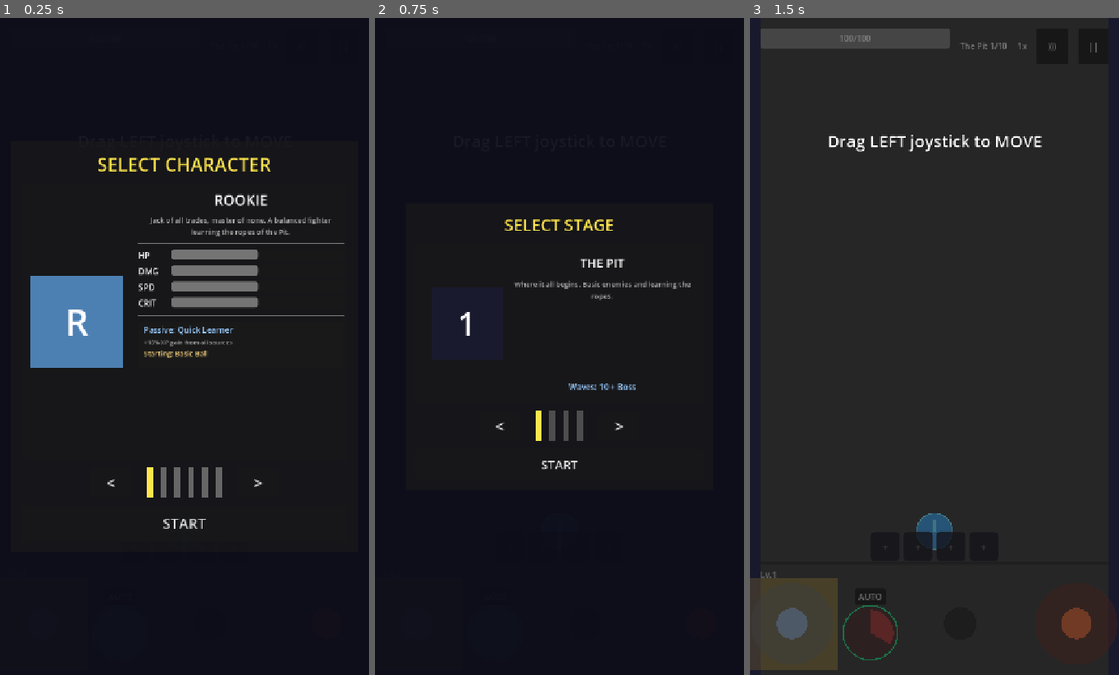
Above: before the commit, frames 1-3 (left to right).
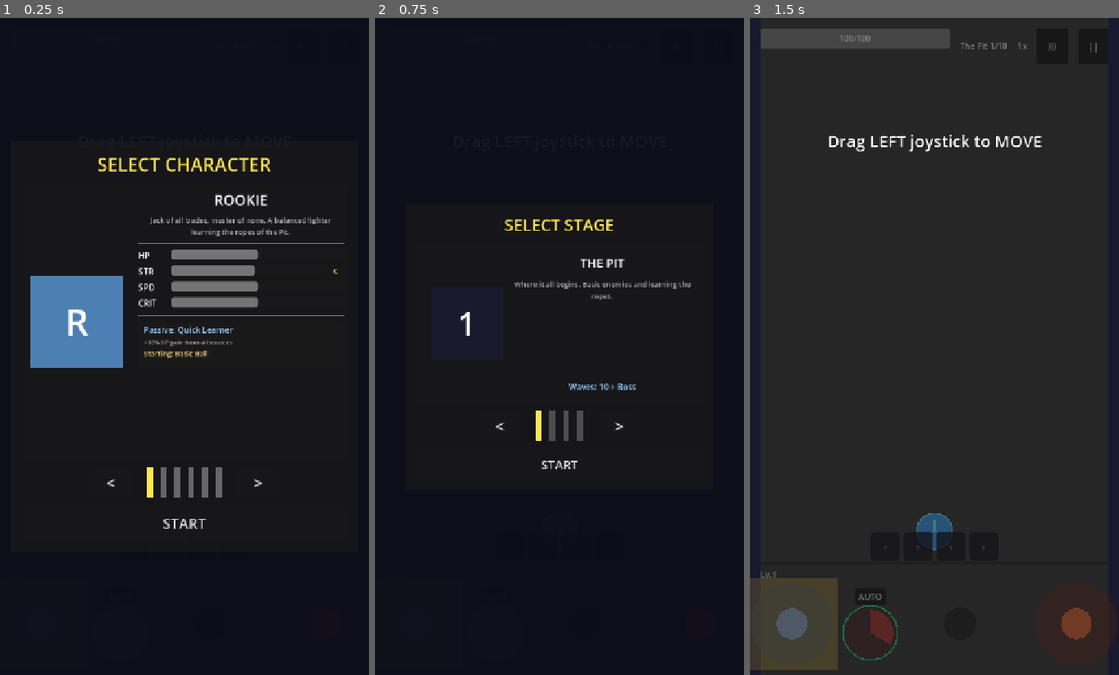
Above: after the commit, the same moments.

Repository: Randroids-Dojo/GoPit
Game: Godot game, scene res://scenes/game.tscn
Two runs of this game, one before a commit and one after it. Both use one fixed random seed, a clock stepped at 60 frames per second and the inputs below.
Inputs:
- Up to frame 1 (0.25 s): no input
- Up to frame 2 (0.75 s): click "START" at 0.5 s
- Up to frame 3 (1.5 s): click "START" at 1.25 s

The runs differ from the first frame. In frame 1, less than 0.1% of the frame differs, in the area x 37-92%, y 37-40%; in frame 2, nothing differs; in frame 3, nothing differs.

Commit message:
Update character select to show STR stat with scaling grade
- Rename DMG stat to STR (Strength)
- Show base_strength value (5-15) instead of damage multiplier
- Add grade label to display strength scaling grade (S/A/B/C/D/E)
- Adjust progress bar max from 2.0 to 15.0 for strength range

HUD not modified - damage display would be confusing with multi-ball
slot system where each ball has different level multipliers.

Diff:
--- a/scenes/ui/character_select.tscn
+++ b/scenes/ui/character_select.tscn
@@ -137,15 +137,23 @@
 [node name="Label" type="Label" parent="DimBackground/Panel/VBoxContainer/CharacterPanel/HBoxContainer/InfoContainer/StatsContainer/DMGStat"]
 custom_minimum_size = Vector2(60, 0)
 layout_mode = 2
-text = "DMG"
+text = "STR"
 
 [node name="Bar" type="ProgressBar" parent="DimBackground/Panel/VBoxContainer/CharacterPanel/HBoxContainer/InfoContainer/StatsContainer/DMGStat"]
 custom_minimum_size = Vector2(0, 20)
 layout_mode = 2
 size_flags_horizontal = 3
-max_value = 2.0
-value = 1.0
-show_percentage = false
+max_value = 15.0
+value = 8.0
+show_percentage = false
+
+[node name="GradeLabel" type="Label" parent="DimBackground/Panel/VBoxContainer/CharacterPanel/HBoxContainer/InfoContainer/StatsContainer/DMGStat"]
+custom_minimum_size = Vector2(30, 0)
+layout_mode = 2
+theme_override_colors/font_color = Color(1, 0.85, 0.5, 1)
+theme_override_font_sizes/font_size = 14
+text = "C"
+horizontal_alignment = 1
 
 [node name="SPDStat" type="HBoxContainer" parent="DimBackground/Panel/VBoxContainer/CharacterPanel/HBoxContainer/InfoContainer/StatsContainer"]
 layout_mode = 2
--- a/scripts/ui/character_select.gd
+++ b/scripts/ui/character_select.gd
@@ -32,7 +32,8 @@
 @onready var portrait: ColorRect = $DimBackground/Panel/VBoxContainer/CharacterPanel/HBoxContainer/PortraitContainer/Portrait
 @onready var portrait_label: Label = $DimBackground/Panel/VBoxContainer/CharacterPanel/HBoxContainer/PortraitContainer/Portrait/PortraitLabel
 @onready var hp_bar: ProgressBar = $DimBackground/Panel/VBoxContainer/CharacterPanel/HBoxContainer/InfoContainer/StatsContainer/HPStat/Bar
-@onready var dmg_bar: ProgressBar = $DimBackground/Panel/VBoxContainer/CharacterPanel/HBoxContainer/InfoContainer/StatsContainer/DMGStat/Bar
+@onready var str_bar: ProgressBar = $DimBackground/Panel/VBoxContainer/CharacterPanel/HBoxContainer/InfoContainer/StatsContainer/DMGStat/Bar
+@onready var str_grade_label: Label = $DimBackground/Panel/VBoxContainer/CharacterPanel/HBoxContainer/InfoContainer/StatsContainer/DMGStat/GradeLabel
 @onready var spd_bar: ProgressBar = $DimBackground/Panel/VBoxContainer/CharacterPanel/HBoxContainer/InfoContainer/StatsContainer/SPDStat/Bar
 @onready var crit_bar: ProgressBar = $DimBackground/Panel/VBoxContainer/CharacterPanel/HBoxContainer/InfoContainer/StatsContainer/CRITStat/Bar
 @onready var passive_name_label: Label = $DimBackground/Panel/VBoxContainer/CharacterPanel/HBoxContainer/InfoContainer/AbilityPanel/VBoxContainer/PassiveName
@@ -127,7 +128,8 @@
 
 	# Update stat bars
 	hp_bar.value = character.endurance
-	dmg_bar.value = character.strength
+	str_bar.value = character.base_strength  # Show actual Strength value (5-15)
+	str_grade_label.text = character.get_strength_scaling_grade()  # Show scaling grade (S/A/B/C/D/E)
 	spd_bar.value = character.speed
 	crit_bar.value = character.dexterity
 
